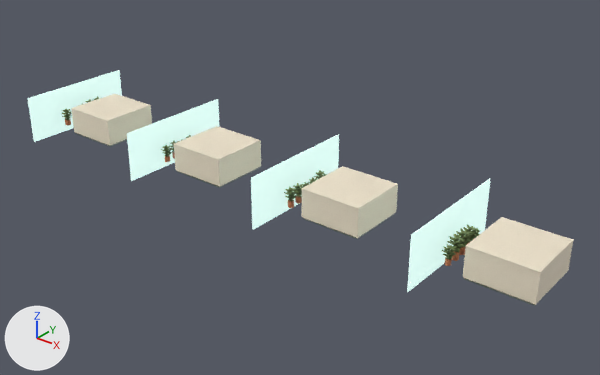
A saved change to the Blender file design/villa-interiors.blend.
Rendered twice from a camera (50 mm lens) standing at (82.7, -64.2, 41.0) and looking at (30.1, 1.6, 0.2). Every picture has the same lights, and +X, +Y and +Z are marked at lower left. The older version comes first.

The first picture shows 'East wall.002', 'Garden beyond glass', 'Garden beyond glass.001', 'Garden beyond glass.002', 'Garden beyond glass.003', 'Plaster wall.002', 'Plaster wall.004', 'Plaster wall.006', 'Roof', 'Roof.001', 'Roof.002', 'Roof.003' and 13 more.
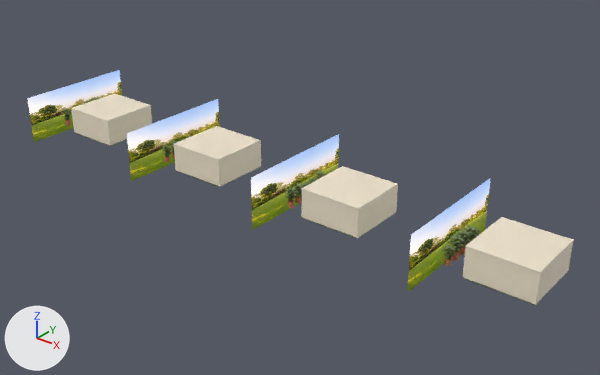
The change, as a list of edits to the scene's bpy script:
```text
Add img_surat_garden_webp:
    img_surat_garden_webp = load_image('surat-garden.webp', '_unpacked/surat-garden.webp', 1774, 887, 'sRGB')
Change mat_garden_light:
    remove # nodes: BsdfPrincipled, OutputMaterial
    remove # colours: pale green #c1d5cc, pale blue #b8d6d2
    nodes: CombineXYZ, Emission, OutputMaterial, SeparateXYZ, TexCoord, TexImage, VectorMath
    uses the picture img_surat_garden_webp
```

Where the change shows, as pixel boxes (x1, y1, x2, y2) in the pictures (600 x 375 px):
'Garden beyond glass.002', surface changed (darker)
    both: (251, 134, 339, 230)
'Garden beyond glass.003', surface changed (darker)
    both: (407, 179, 490, 292)
'Garden beyond glass.001', surface changed (darker)
    both: (127, 99, 219, 181)
'Garden beyond glass', surface changed (darker)
    both: (27, 70, 122, 142)
